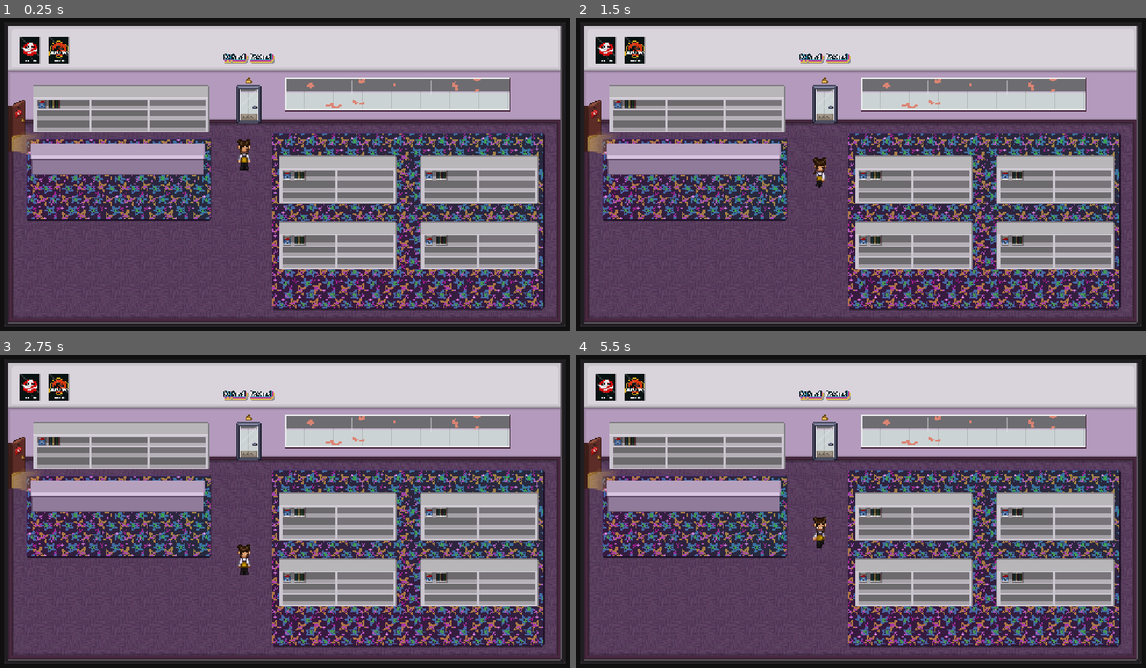
Above: before the commit, frames 1-4 (two rows, left to right).
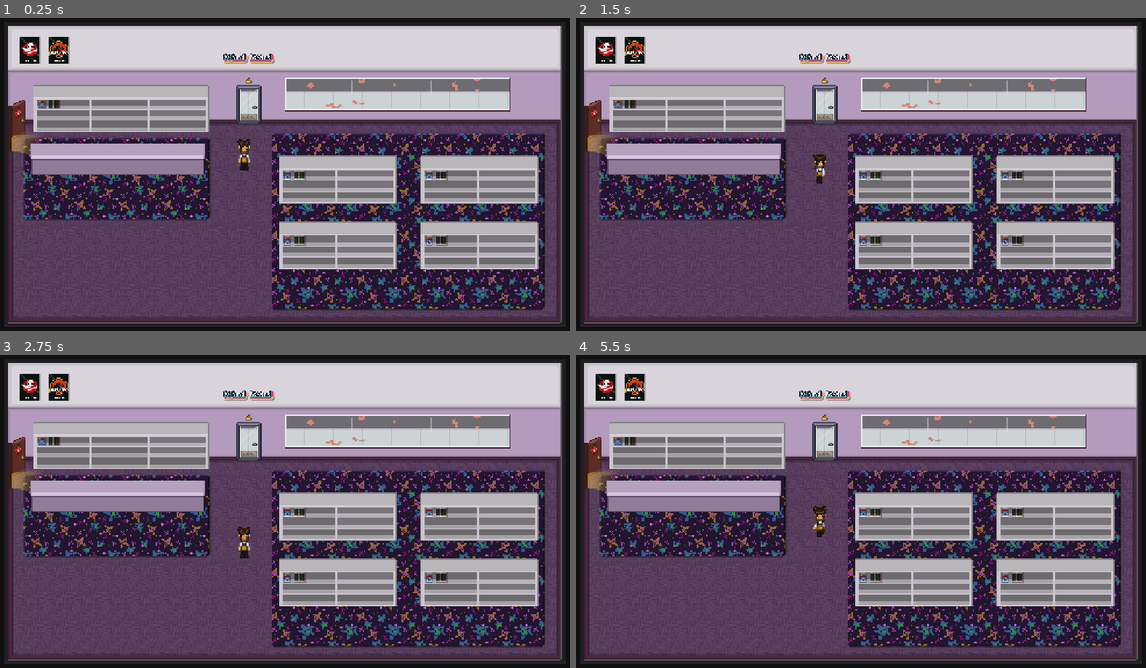
Above: after the commit, the same moments.

Repository: Sleeping-Robot-Games/video-planet
Game: Godot game, scene res://storefront/storefront.tscn
Two runs of this game, one before a commit and one after it. Both use one fixed random seed, a clock stepped at 60 frames per second and the inputs below. This scene is started directly instead of the project's main scene.
Inputs:
- Up to frame 1 (0.25 s): no input
- Up to frame 2 (1.5 s): tap Enter (rewind) at 0.5 s; hold Right (dial_right) 0.53-1.28 s; tap 1 (1) at 0.6 s; tap 2 (2) at 0.8, 1.35 s; hold S (walk_down) from 1.28 s (still down)
- Up to frame 3 (2.75 s): tap 5 (5) at 1.55, 2.1 s; release S (walk_down) at 2.03 s; hold Right (dial_right) from 2.03 s (still down); tap 1 (1) at 2.3 s
- Up to frame 4 (5.5 s): tap Space (hit) at 2.75, 5 s; release Right (dial_right) at 2.78 s; hold W (walk_up) 2.78-3.53 s; tap 1 (1) at 2.85, 4.55 s; tap 2 (2) at 3.05, 3.6, 5.3 s; hold Left (dial_left) 3.53-5.03 s; tap 5 (5) at 3.8 s; tap Enter (rewind) at 4.25 s; tap 3 (3) at 4.35 s; hold S (walk_down) from 5.03 s (still down); tap 4 (4) at 5.1 s

The runs differ from the first frame. In frame 1, 11% of the frame differs, in the area x 4-96%, y 36-94%; in frame 2, 11%; in frame 3, 11%; in frame 4, 11%.

Commit message:
player sprite fix and add npcs

Diff:
--- a/storefront/player/player.gd
+++ b/storefront/player/player.gd
@@ -1,6 +1,6 @@
 extends CharacterBody2D
 
-@export var speed := 200.0
+@export var speed := 150.0
 @onready var anim_player: AnimationPlayer = $AnimationPlayer
 @onready var sprite: Sprite2D = $Sprite2D
 
Binary file added: storefront/npc/npc_001.png
Not shown, added: storefront/npc/npc_001.png.import
Binary file added: storefront/npc/npc_002.png
Not shown, added: storefront/npc/npc_002.png.import
Binary file added: storefront/npc/npc_003.png
Not shown, added: storefront/npc/npc_003.png.import
Binary file added: storefront/npc/npc_004.png
Not shown, added: storefront/npc/npc_004.png.import
Binary file added: storefront/npc/npc_005.png
Not shown, added: storefront/npc/npc_005.png.import
Binary file added: storefront/npc/npc_006.png
Not shown, added: storefront/npc/npc_006.png.import
(and 10 more such lines)
